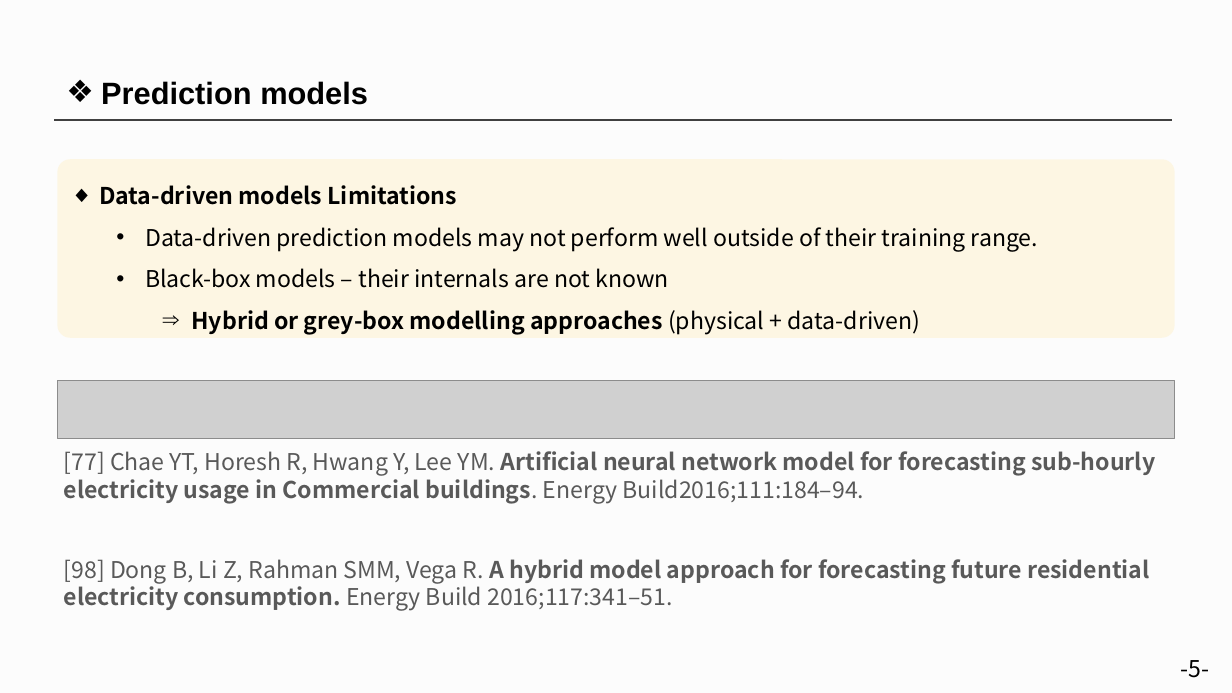
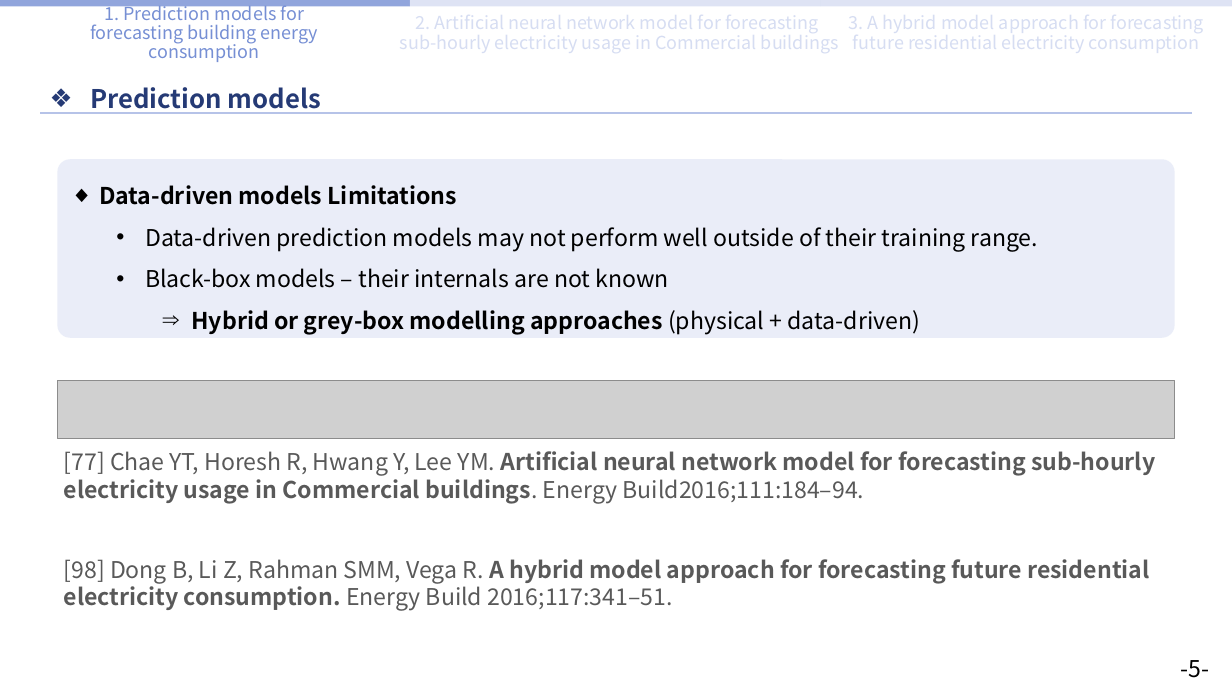
Before and after one commit to sohee98/2022-1st-Course, a slide deck: slide 5 of AI Applications/Literature study 발표/Literature study PPT-SoheeKim.pptx (slide 4 before the commit). Drawn at 1232x693 pixels with LibreOffice and Linux fonts; fonts in the diff are those of the drawing; grey boxes stand for pictures. Boxes give left, top, right and bottom in pixels: in the first picture for what was removed or moved away, otherwise in the second. Text is boxed around its words. In the diff, an @@ line names an element or a change of style, - is before the commit and + after.

```diff
--- a/AI Applications/Literature study 발표/Literature study PPT-SoheeKim.pptx
+++ b/AI Applications/Literature study 발표/Literature study PPT-SoheeKim.pptx
@@ background #F3F3F3 at 19% opacity to #FFFFFF @@
@@ rectangle added at [0,0,410,6], fill #768FD4 at 80% opacity @@
@@ text added at [90,1,319,62], 14 pt, text #768FD4 @@
+1. Prediction models for forecasting building energy consumption
@@ rectangle added at [410,0,822,6], fill #D6DDF2 at 80% opacity @@
@@ rectangle added at [821,0,1232,6], fill #D6DDF2 at 80% opacity @@
@@ text "Prediction models": place and size @@
-text "Prediction models" at [101,81,368,105]
+text "Prediction models" at [90,87,321,114]
@@ text "Prediction models" at [90,87,321,114]: size 24 to 20 pt, font Arial to Noto Sans CJK KR, text colour #000000 to #253A75; line spacing 1 to 1.5 @@
@@ line moved from (55, 120) - (1172, 120) to (41, 114) - (1192, 114) @@
@@ line (41, 114) - (1192, 114): stroke #404040 1 pt to #B6C3E8 1.5 pt @@
@@ rounded rectangle "Data-driven models Limitations" at [57,159,1175,337]: fill #FFF2CC at 50% opacity to #D6DDF2 at 50% opacity @@
```
Also in this commit, not shown: 9 other slides changed, 1 slide added, 1 other file.
